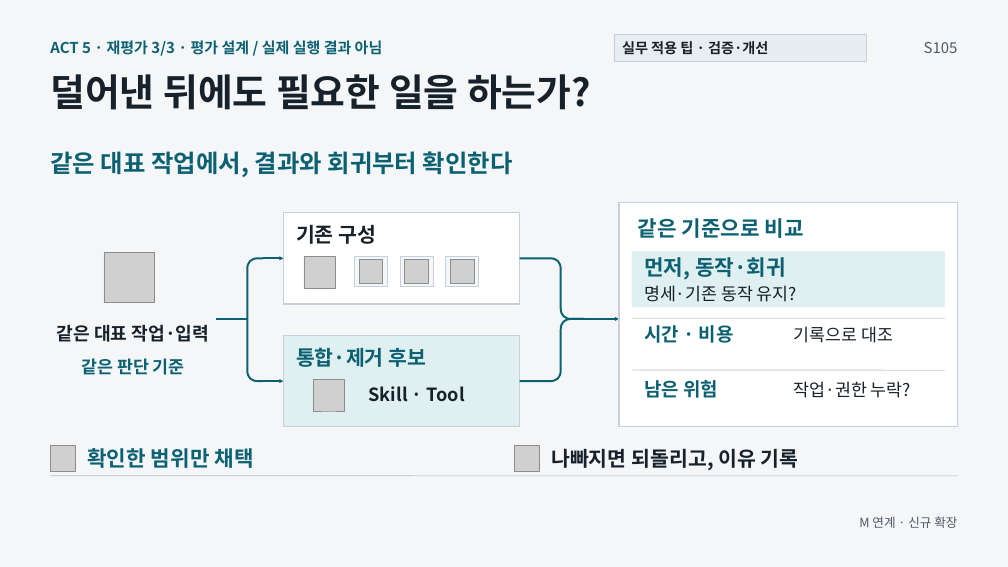
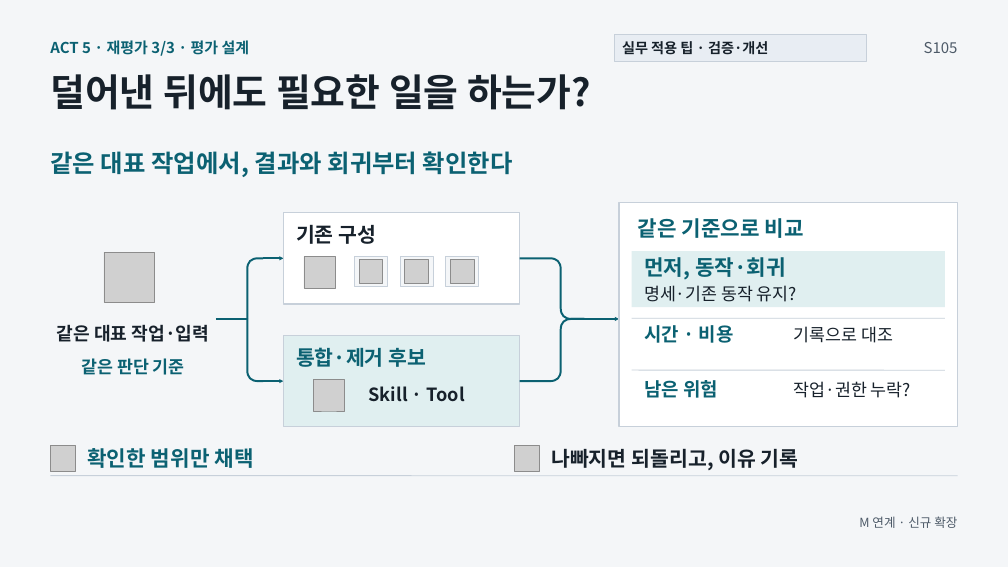
Before and after one commit to GideokKim/ai-dev-training, a slide deck: slide 9 of production/ACT_5.pptx. Drawn at 1008x567 pixels with LibreOffice and Linux fonts; fonts in the diff are those of the drawing; grey boxes stand for pictures. Boxes give left, top, right and bottom in pixels: in the first picture for what was removed or moved away, otherwise in the second. Text is boxed around its words. In the diff, an @@ line names an element or a change of style, - is before the commit and + after.

```diff
--- a/production/ACT_5.pptx
+++ b/production/ACT_5.pptx
@@ text at <box>50,40,250,56</box>: text changed @@
-ACT 5 · 재평가 3/3 · 평가 설계 / 실제 실행 결과 아님
+ACT 5 · 재평가 3/3 · 평가 설계
```
Also in this commit, not shown: 21 other files.
